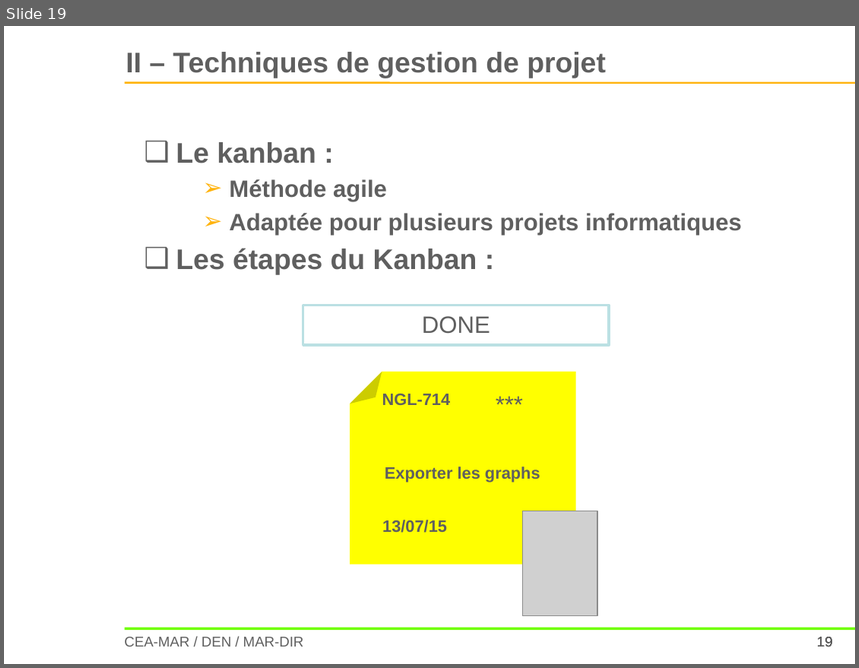
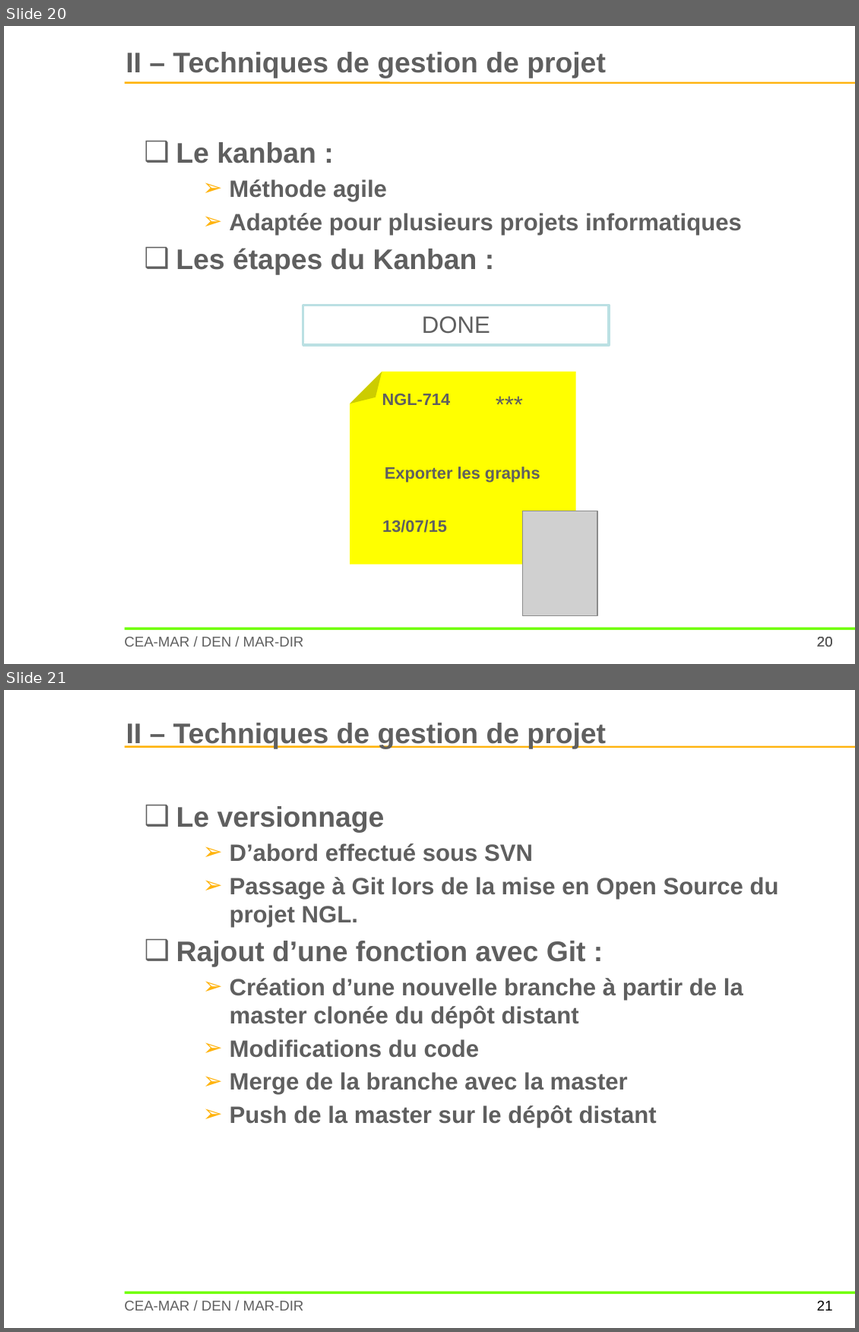
Before and after one commit to CyrilKeil/rapportAlternance20142015, a slide deck: PPTOral.pptx. Shown one above the other, each under a label of ours: slide 19 before the commit, slides 20 and 21 after it. The pictures are 859x668 and 859x1332 pixels, drawn with LibreOffice and Linux fonts; fonts in the diff are those of the drawing; grey boxes stand for pictures; background and template pictures are left out. Boxes give left, top, right and bottom in pixels: in the first picture for what was removed or moved away, otherwise in the second. Text is boxed around its words. In the diff, an @@ line names an element or a change of style, - is before the commit and + after.

```diff
--- a/PPTOral.pptx
+++ b/PPTOral.pptx
@@ slide 21 added at [4, 690, 855, 1328], background #FFFFFF; not listed: 3 template elements that a slide beside it also shows @@
@@ title added at [126, 723, 606, 749], 24 pt, text #5F5F5F, bold @@
+II – Techniques de gestion de projet
@@ text added at [177, 806, 779, 1128], 20 pt, text #5F5F5F, bold @@
+❑ Le versionnage
+  ➢ D’abord effectué sous SVN
+  ➢ Passage à Git lors de la mise en Open Source du projet NGL.
+❑ Rajout d’une fonction avec Git :
+  ➢ Création d’une nouvelle branche à partir de la master clonée du dépôt distant
+  ➢ Modifications du code
+  ➢ Merge de la branche avec la master
+  ➢ Push de la master sur le dépôt distant
@@ page number added at [817, 1301, 833, 1311], 12 pt, text #000000 @@
+21
@@ what was slide 19 is now slide 20 @@
@@ page number at [775, 629, 842, 658]: text changed @@
-19
+20
@@ page number at [817, 637, 833, 648]: text changed @@
-19
+20
```
Also in this commit, not shown: 1 other slide added.
